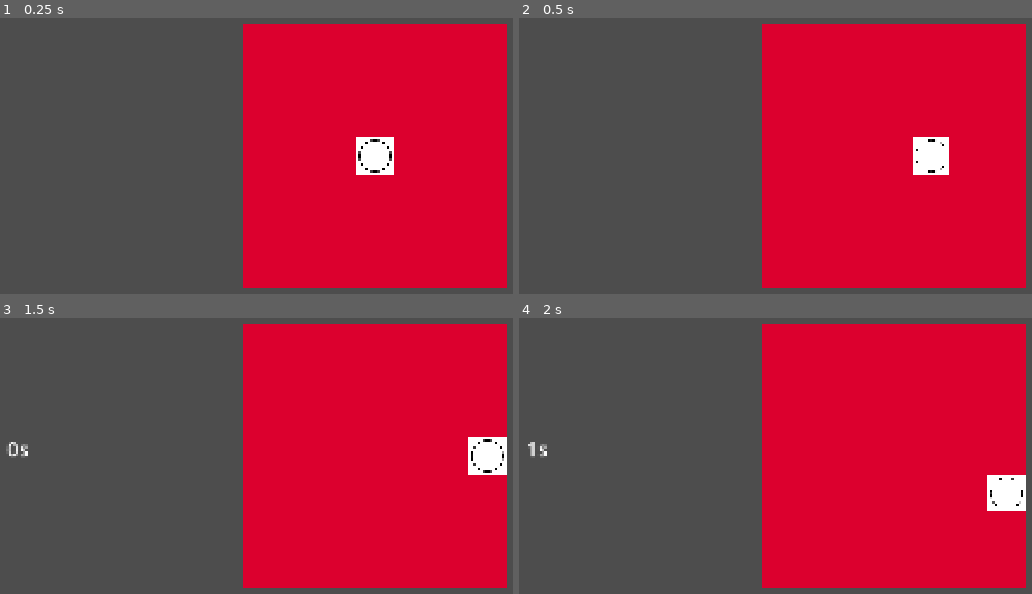
Above: before the commit, frames 1-4 (two rows, left to right).
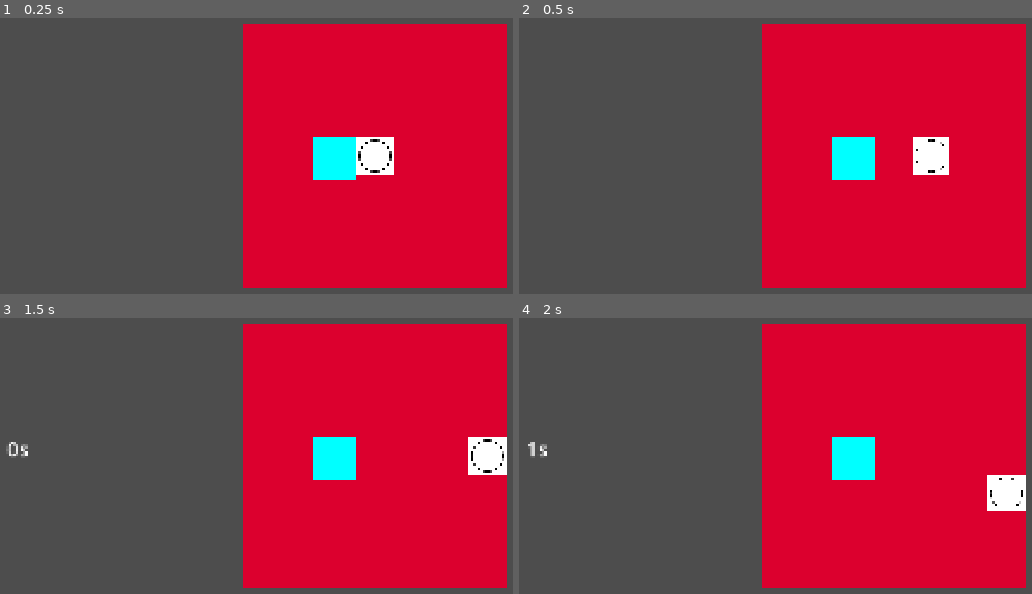
Above: after the commit, the same moments.

Repository: Firebirbionmahtavakoodaajees/iSnakePro
Game: Godot game, scene res://Scenes/main.tscn
The game is run twice, just before and just after one commit, with the same random seed, the same clock (stepped at 60 frames per second) and the same inputs.
Inputs:
- Up to frame 1 (0.25 s): no input
- Up to frame 2 (0.5 s): no input
- Up to frame 3 (1.5 s): hold D (Right) 0.53-1.28 s; hold S (Down) from 1.28 s (still down)
- Up to frame 4 (2 s): keep holding S (Down)

The runs differ from the first frame. In frame 1, 1.3% of the frame differs, in the area x 61-70%, y 43-59%; in frame 2, 1.3%; in frame 3, 1.3%; in frame 4, 1.3%.

Commit message:
just accidental save

Diff:
--- a/Scenes/main.tscn
+++ b/Scenes/main.tscn
@@ -5,6 +5,7 @@
 [ext_resource type="Script" uid="uid://7n4ldt1005qr" path="res://Scripts/snake.gd" id="3_8gbba"]
 [ext_resource type="PackedScene" uid="uid://c87iqibgo3qvr" path="res://Scenes/map_walls.tscn" id="4_jjvhh"]
 [ext_resource type="PackedScene" uid="uid://cdr6n2q366kms" path="res://Scenes/ui.tscn" id="5_kry3j"]
+[ext_resource type="PackedScene" uid="uid://ddmhhnt0rlvnx" path="res://Scenes/snake_segment.tscn" id="6_21xkr"]
 
 [node name="Main" type="Node2D" unique_id=1696791533]
 script = ExtResource("1_jjgbg")
@@ -23,3 +24,6 @@
 [node name="MapWalls" parent="." unique_id=1895637092 instance=ExtResource("4_jjvhh")]
 
 [node name="UI" parent="." unique_id=744465150 instance=ExtResource("5_kry3j")]
+
+[node name="SnakeSegment" parent="." unique_id=1811503111 instance=ExtResource("6_21xkr")]
+position = Vector2(114, -146)
